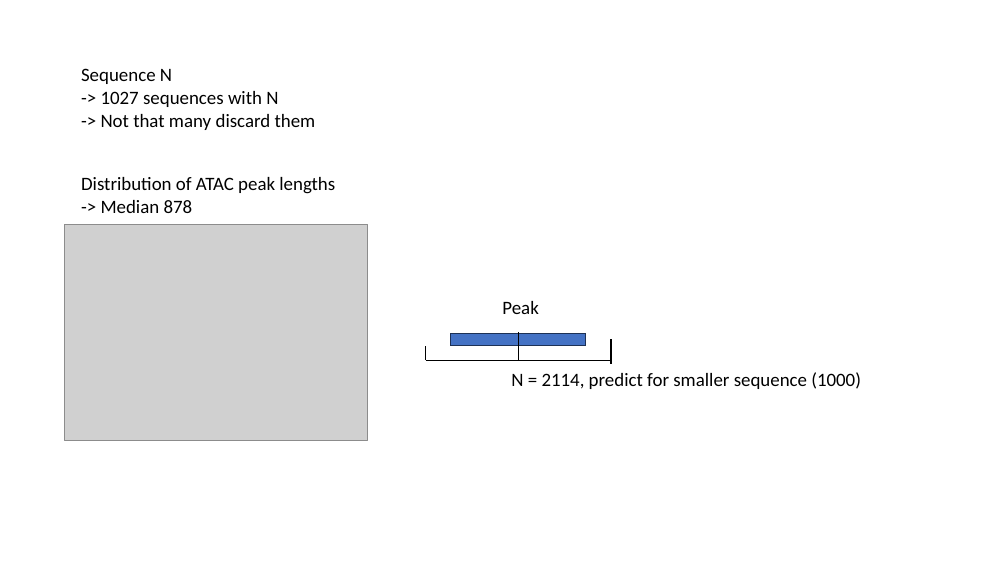
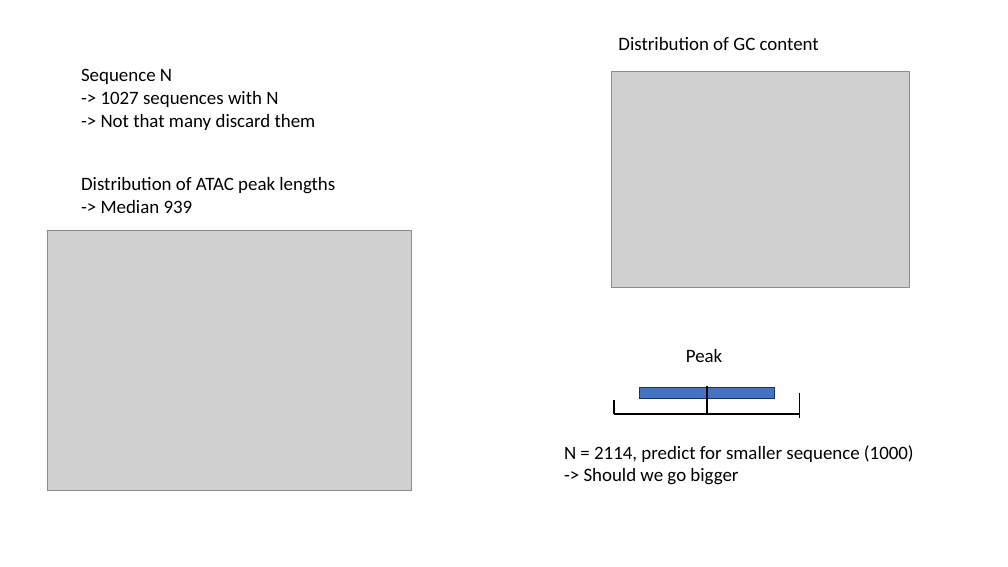
Before and after one commit to alexiaDorm/master-thesis, a slide deck: slide 7 of notes/Building model.pptx. Drawn at 1008x567 pixels with LibreOffice and Linux fonts; fonts in the diff are those of the drawing; grey boxes stand for pictures. Boxes give left, top, right and bottom in pixels: in the first picture for what was removed or moved away, otherwise in the second. Text is boxed around its words. In the diff, an @@ line names an element or a change of style, - is before the commit and + after.

```diff
--- a/notes/Building model.pptx
+++ b/notes/Building model.pptx
@@ text added at box(618, 37, 819, 50), 18 pt, text #000000 @@
+Distribution of GC content
@@ picture added at box(611, 72, 909, 288) @@
@@ text at box(101, 200, 193, 213): text changed @@
--> Median 878
+-> Median 939
@@ picture: place and size @@
-picture at box(64, 224, 368, 440)
+picture at box(47, 230, 411, 491)
@@ text "Peak": place and size @@
-text "Peak" at box(502, 301, 538, 314)
+text "Peak" at box(686, 349, 722, 362)
@@ 4 lines, 1 rectangle: place and size @@
-4 lines, 1 rectangle at box(426, 332, 611, 364)
+4 lines, 1 rectangle at box(614, 386, 800, 418)
@@ text "N = 2114, predict for ...": place and size @@
-text "N = 2114, predict for ..." at box(511, 372, 861, 389)
+text "N = 2114, predict for ..." at box(564, 445, 914, 485)
@@ text at box(584, 468, 738, 485): paragraph added @@
+-> Should we go bigger
```
Also in this commit, not shown: 6 other files.
